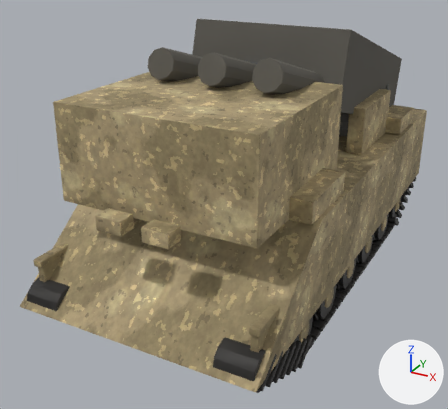
What one commit did to the glTF model art/blockout/e4_support/art_e4_us_mlrs_LOD1.glb.
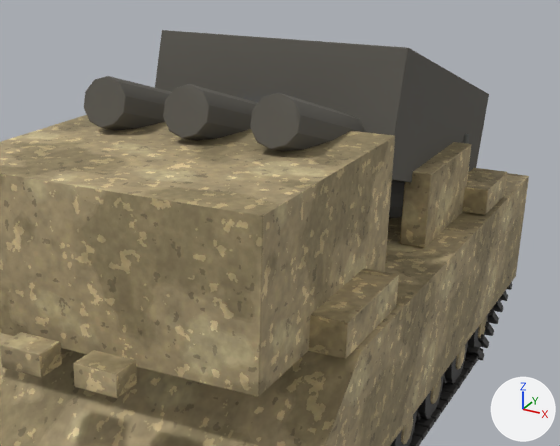
Each version appears first whole from a 50 mm lens placed at (3.64, -7.84, 4.6), pointed at (-0.36, -0.56, 0.96), and next in a close-up on the part from 21% to 100% of the width and 0% to 68% of the height. Lighting does not change. The marker at lower right points along +X, +Y and +Z. The first two pictures are the older version. Where no turn or scale is listed for an object, it has been applied to the vertices. Vertices at exactly the same position are counted once.

In view in the first close-up: 'art_e4_us_mlrs_LOD1_body', 'art_e4_us_mlrs_LOD1_deck', 'art_e4_us_mlrs_LOD1_track' and 1 more.
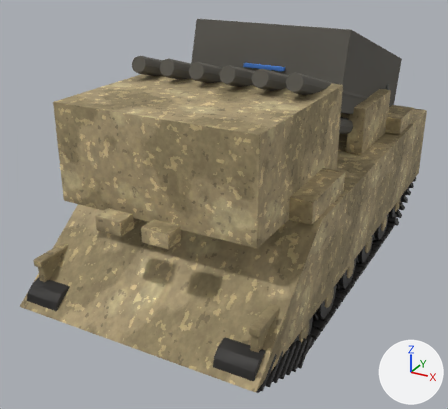
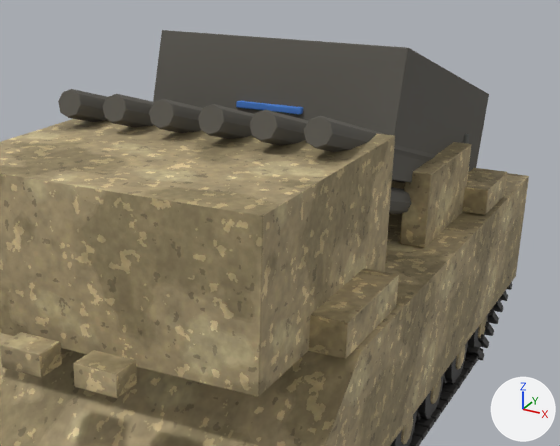
The change, as a list of edits to the scene's bpy script:
```text
Change me_cube_001:
    used by ob_art_e4_us_mlrs_lod1_deck; location = (0.0, 1.38, 2.54)
    remove me_cube_001.from_pydata(...)  # 313 vertices, 598 faces; spans x -1.15..1.15, y -2.94..1.61, z -0.92..0.92
    add me_cube_001.from_pydata(...)  # 493 vertices, 934 faces; spans x -1.16..1.16, y -2.92..1.61, z -0.92..0.92
    me_cube_001 part 1: the loose piece of 49 vertices spanning x -0.91..-0.53, y -2.94..0.04, z -0.43..0.77 is rebuilt with 40 vertices and now spans x -0.74..-0.52, y -2.92..0.02, z -0.39..0.65
    me_cube_001 part 2: the loose piece of 49 vertices spanning x -0.19..0.19, y -2.94..0.04, z -0.43..0.77 is rebuilt with 36 vertices and now spans x 0.1..0.32, y -2.92..0.02, z -0.39..0.65
    me_cube_001 part 3: the loose piece of 48 vertices spanning x 0.53..0.91, y -2.94..0.04, z -0.91..0.29 is rebuilt with 39 vertices and now spans x 0.52..0.74, y -2.92..0.02, z -0.83..0.21
    me_cube_001 part 4: the loose piece of 47 vertices spanning x 0.53..0.91, y -2.94..0.04, z -0.43..0.77 is rebuilt with 39 vertices and now spans x 0.52..0.74, y -2.92..0.02, z -0.39..0.65
    me_cube_001 part 5: a new loose piece of 39 vertices spanning x -1.16..-0.94, y -2.92..0.02, z -0.39..0.65, in mat_art_e4_us_mlrs_deck (dark grey #5b5851)
    me_cube_001 part 6: a new loose piece of 39 vertices spanning x 0.94..1.16, y -2.92..0.02, z -0.39..0.65, in mat_art_e4_us_mlrs_deck (dark grey #5b5851)
    me_cube_001 part 7: a new loose piece of 38 vertices spanning x -0.32..-0.1, y -2.92..0.02, z -0.39..0.65, in mat_art_e4_us_mlrs_deck (dark grey #5b5851)
    me_cube_001 part 8: a new loose piece of 37 vertices spanning x 0.94..1.16, y -2.92..0.02, z -0.83..0.21, in mat_art_e4_us_mlrs_deck (dark grey #5b5851)
    other edits to the shape of me_cube_001 do not show in these pictures
```

Boxes (x1, y1, x2, y2) around the edits, measured in the close-ups (560 x 446 px):
'art_e4_us_mlrs_LOD1_deck', reshaped (6% wider): before (84, 30, 489, 219); after (58, 30, 489, 214)
part 1 of me_cube_001, rebuilt: before (84, 76, 172, 130); after (103, 94, 154, 127)
part 2 of me_cube_001, rebuilt: before (163, 84, 258, 140); after (198, 104, 254, 139)
part 3 of me_cube_001, rebuilt (not visible afterwards): before (389, 180, 405, 219)
part 4 of me_cube_001, rebuilt: before (250, 93, 366, 151); after (249, 110, 308, 145)
part 5 of me_cube_001, added: after (58, 89, 107, 122)
part 6 of me_cube_001, added: after (304, 116, 436, 161)
part 7 of me_cube_001, added: after (149, 99, 203, 133)
part 8 of me_cube_001, added: after (389, 187, 411, 214)
